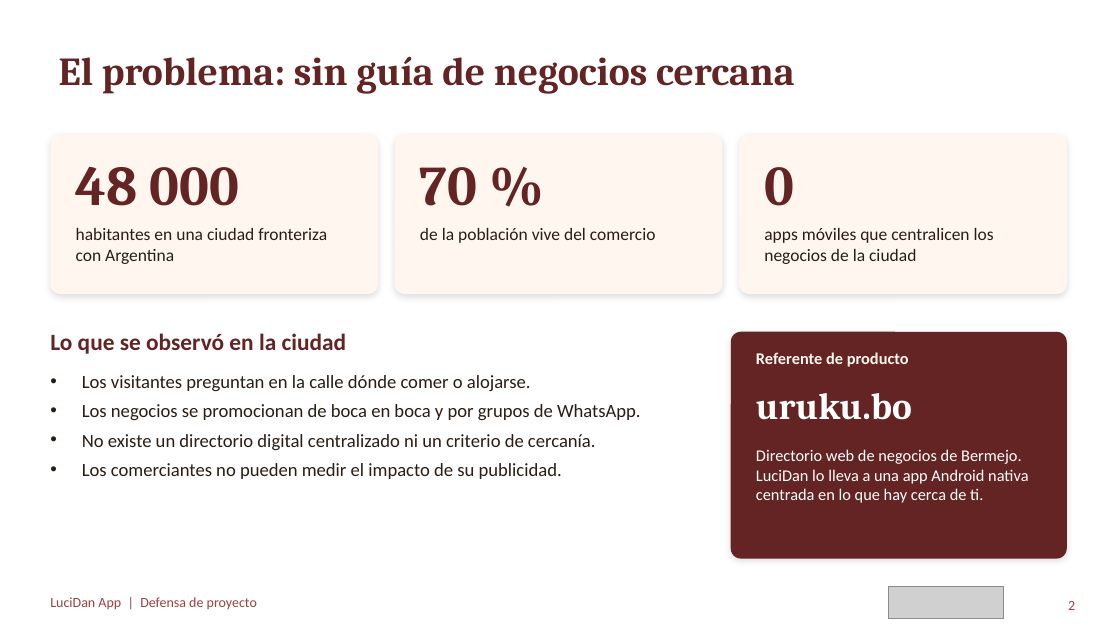
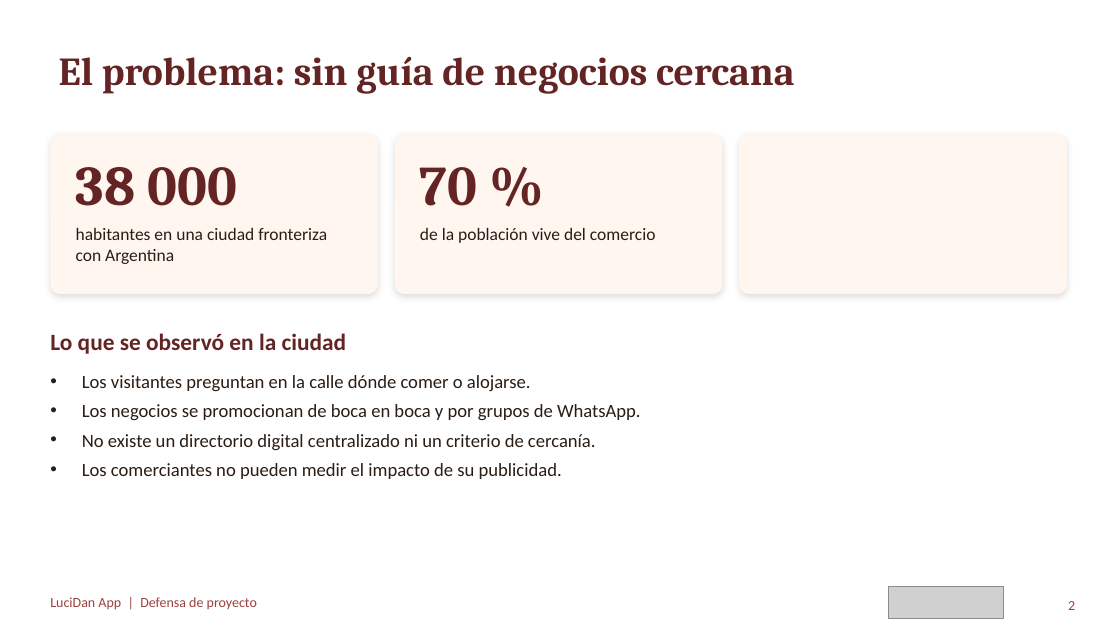
Before and after one commit to chelingo1994/LuciDan, a slide deck: slide 2 of docs/17_Presentacion_Defensa_LuciDan_v2.pptx. Drawn at 1120x630 pixels with LibreOffice and Linux fonts; fonts in the diff are those of the drawing; grey boxes stand for pictures. Boxes give left, top, right and bottom in pixels: in the first picture for what was removed or moved away, otherwise in the second. Text is boxed around its words. In the diff, an @@ line names an element or a change of style, - is before the commit and + after.

Commit message:
27/11/2026

```diff
--- a/docs/17_Presentacion_Defensa_LuciDan_v2.pptx
+++ b/docs/17_Presentacion_Defensa_LuciDan_v2.pptx
@@ text at [76,167,237,206]: text changed @@
-48 000
+38 000
@@ text removed at [764,167,794,206] @@
-0
@@ text removed at [764,228,994,264] @@
-apps móviles que centralicen los negocios de la ciudad
@@ rounded rectangle removed at [731,332,1067,559] @@
@@ text removed at [756,352,909,367] @@
-Referente de producto
@@ text removed at [756,393,912,420] @@
-uruku.bo
@@ text removed at [756,449,1028,503] @@
-Directorio web de negocios de Bermejo. LuciDan lo lleva a una app Android nativa centrada en lo que hay cerca de ti.
```
Also in this commit, not shown: 4 other slides changed.
